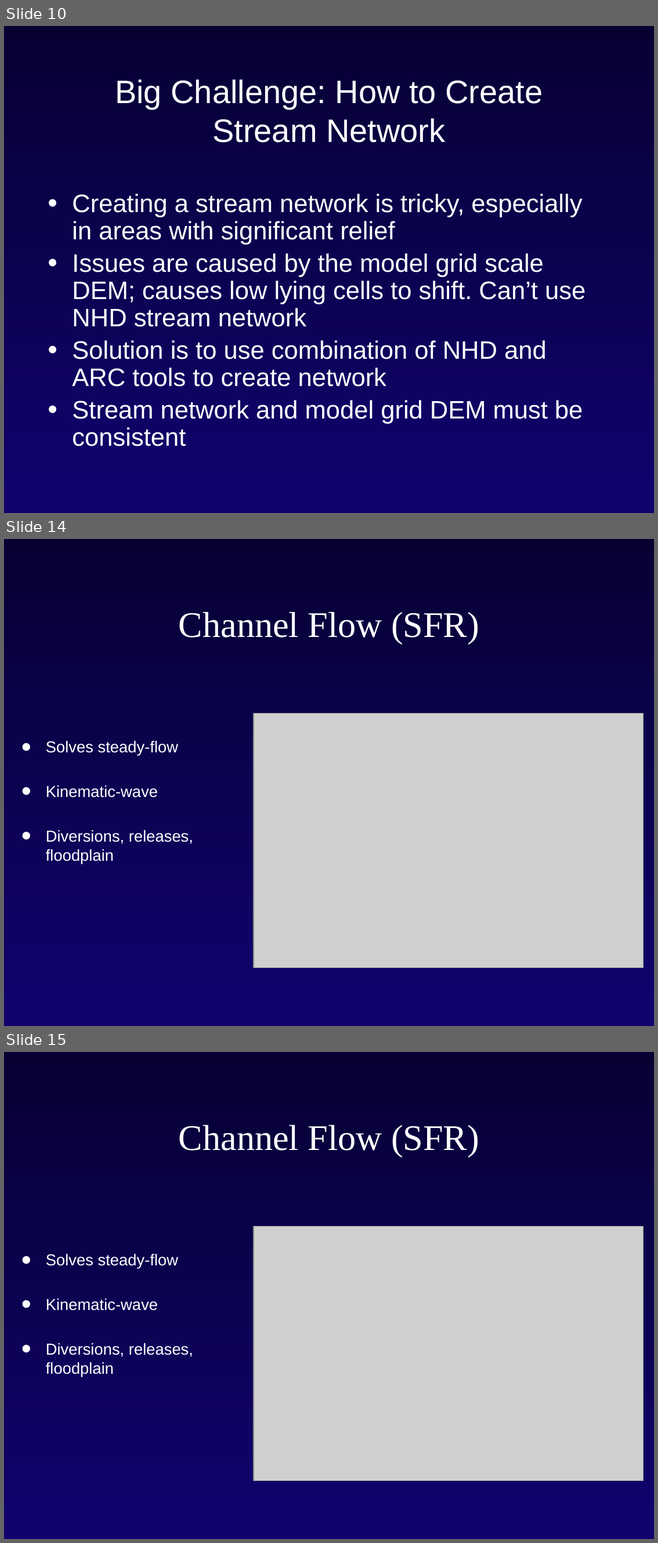
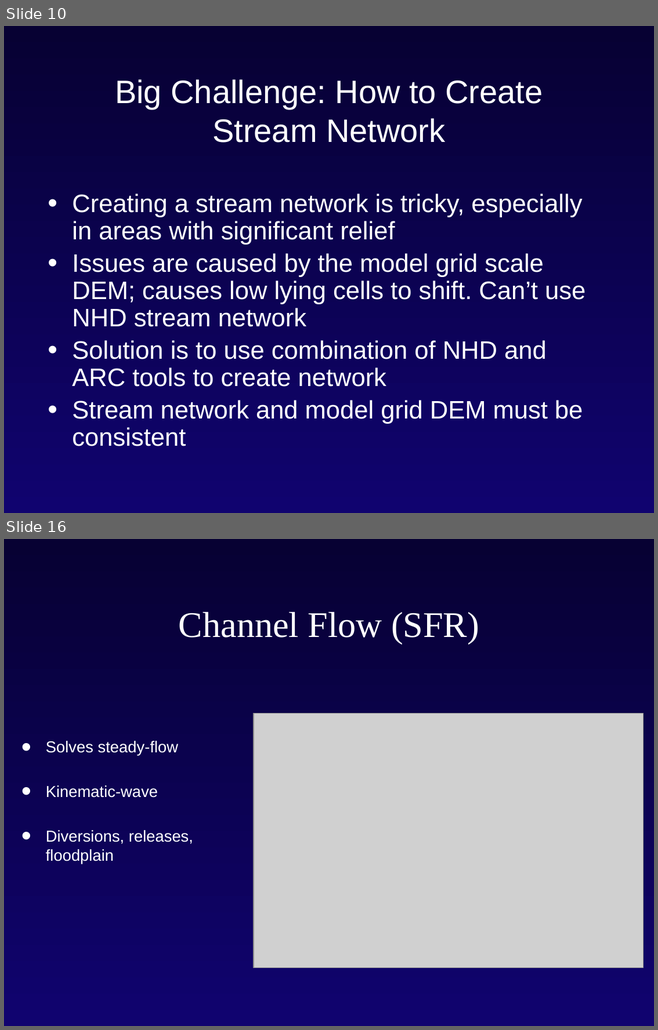
Before and after one commit to rniswon/gsflowID2447_classrepo, a slide deck: presentations/Niswonger/Intro_modflow_D.pptx. Shown one above the other, each under a label of ours: slides 10, 14 and 15 before the commit, slides 10 and 16 after it; the slides between them are not shown. The pictures are 658x1543 and 658x1030 pixels, drawn with LibreOffice and Linux fonts; fonts in the diff are those of the drawing; grey boxes stand for pictures; background and template pictures are left out. Boxes give left, top, right and bottom in pixels: in the first picture for what was removed or moved away, otherwise in the second. Text is boxed around its words. In the diff, an @@ line names an element or a change of style, - is before the commit and + after.

```diff
--- a/presentations/Niswonger/Intro_modflow_D.pptx
+++ b/presentations/Niswonger/Intro_modflow_D.pptx
@@ slide 14 removed at (4,539,654,1026), background gradient #070133 to #10036F @@
@@ title removed at (179,611,479,644) @@
-Channel Flow (SFR)
@@ picture removed at (253,714,643,968) @@
@@ text removed at (46,741,193,864) @@
-• Solves steady-flow
-• Kinematic-wave
-• Diversions, releases, floodplain
@@ what was slide 15 is now slide 16 @@
```
Also in this commit, not shown: 5 slides added, 3 other slides removed, 13 other files.
